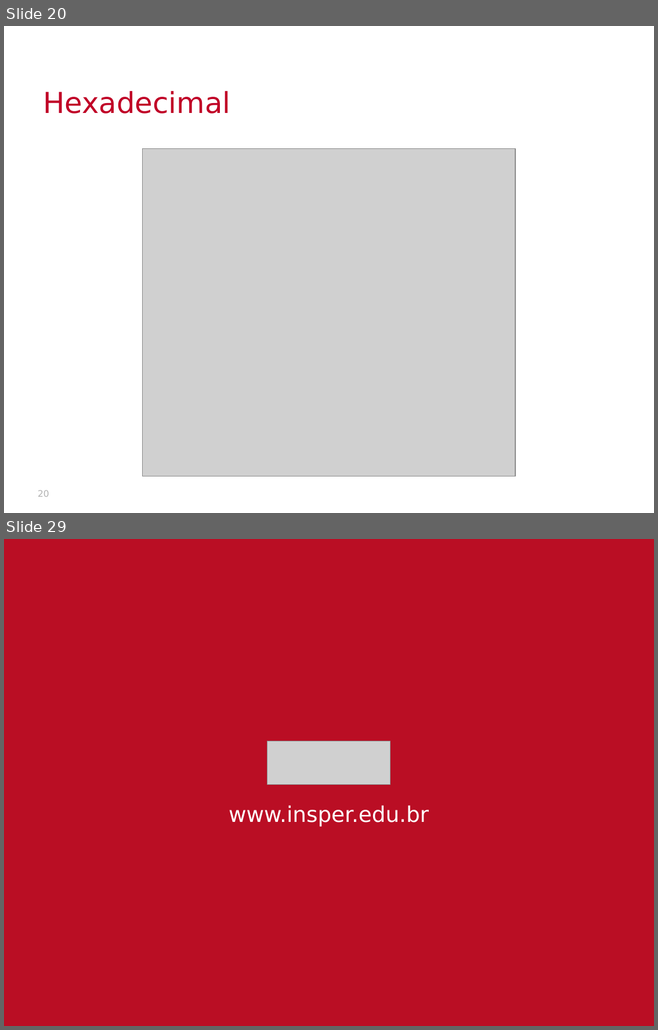
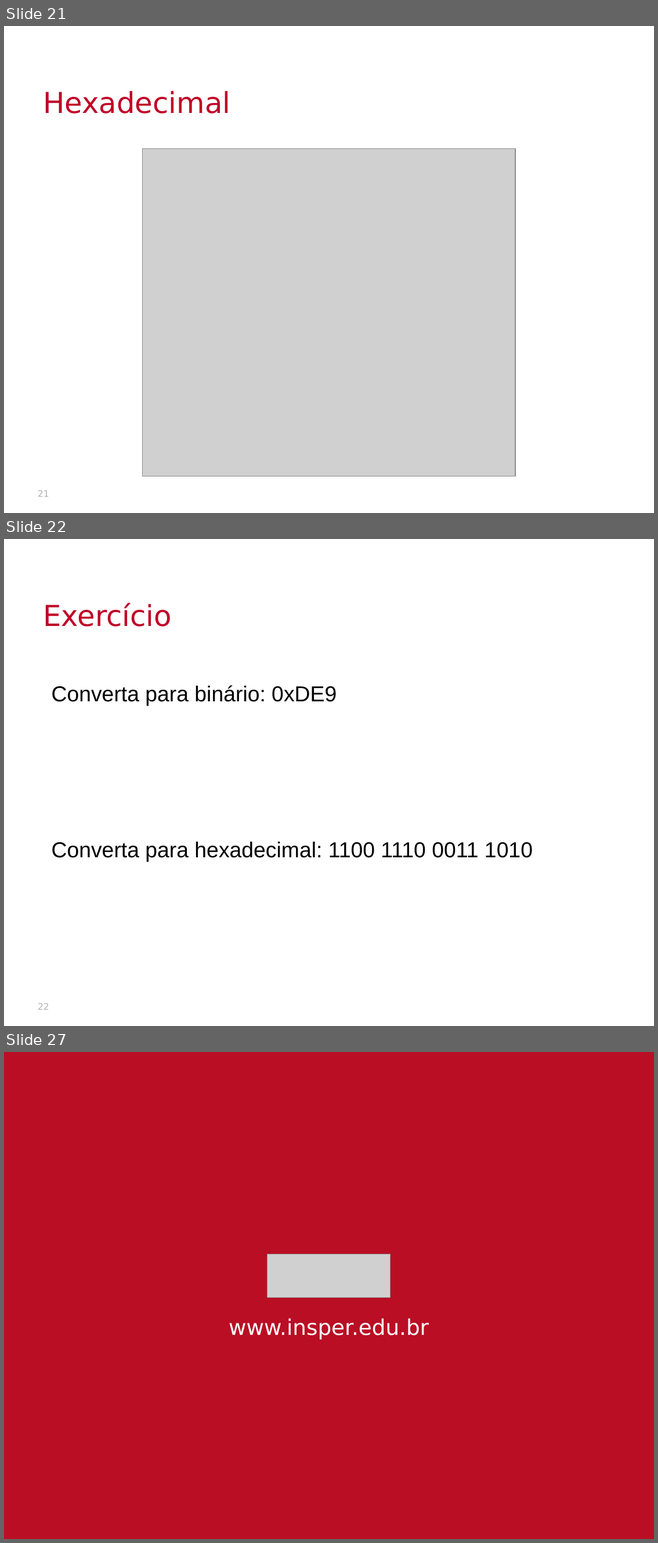
Before and after one commit to victorniubo/SistemasHardwareSoftware, a slide deck: aulas/02-inteiros/slides.pptx. Shown one above the other, each under a label of ours: slides 20 and 29 before the commit, slides 21, 22 and 27 after it; the slides between them are not shown. The pictures are 658x1030 and 658x1543 pixels, drawn with LibreOffice and Linux fonts; fonts in the diff are those of the drawing; grey boxes stand for pictures; background and template pictures are left out. Boxes give left, top, right and bottom in pixels: in the first picture for what was removed or moved away, otherwise in the second. Text is boxed around its words. In the diff, an @@ line names an element or a change of style, - is before the commit and + after.

```diff
--- a/aulas/02-inteiros/slides.pptx
+++ b/aulas/02-inteiros/slides.pptx
@@ slide 22 added at <box>4,539,654,1026</box>, background picture (left out) @@
@@ text added at <box>43,603,172,627</box>, 32 pt, text #C00026 @@
+Exercício
@@ text added at <box>52,685,532,862</box>, 24 pt, text #000000 @@
+Converta para binário: 0xDE9
+Converta para hexadecimal: 1100 1110 0011 1010
@@ page number added at <box>38,1004,49,1010</box>, 10 pt, text #B2B2B2 @@
+22
@@ what was slide 20 is now slide 21 @@
@@ page number at <box>38,491,49,497</box>: text changed @@
-20
+21
@@ what was slide 29 is now slide 27 @@
```
Also in this commit, not shown: 5 other slides added, 8 slides removed, 9 other files.
